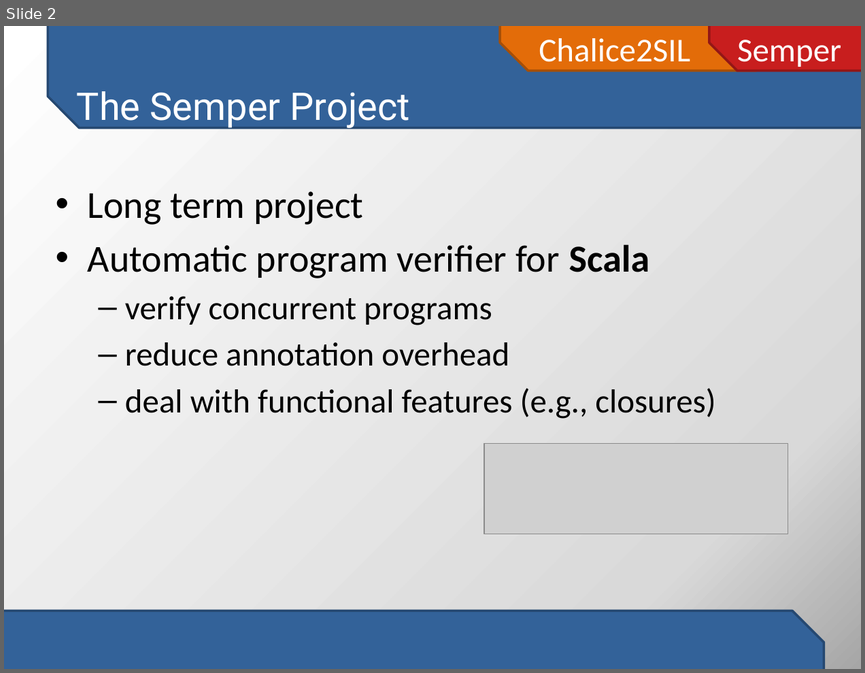
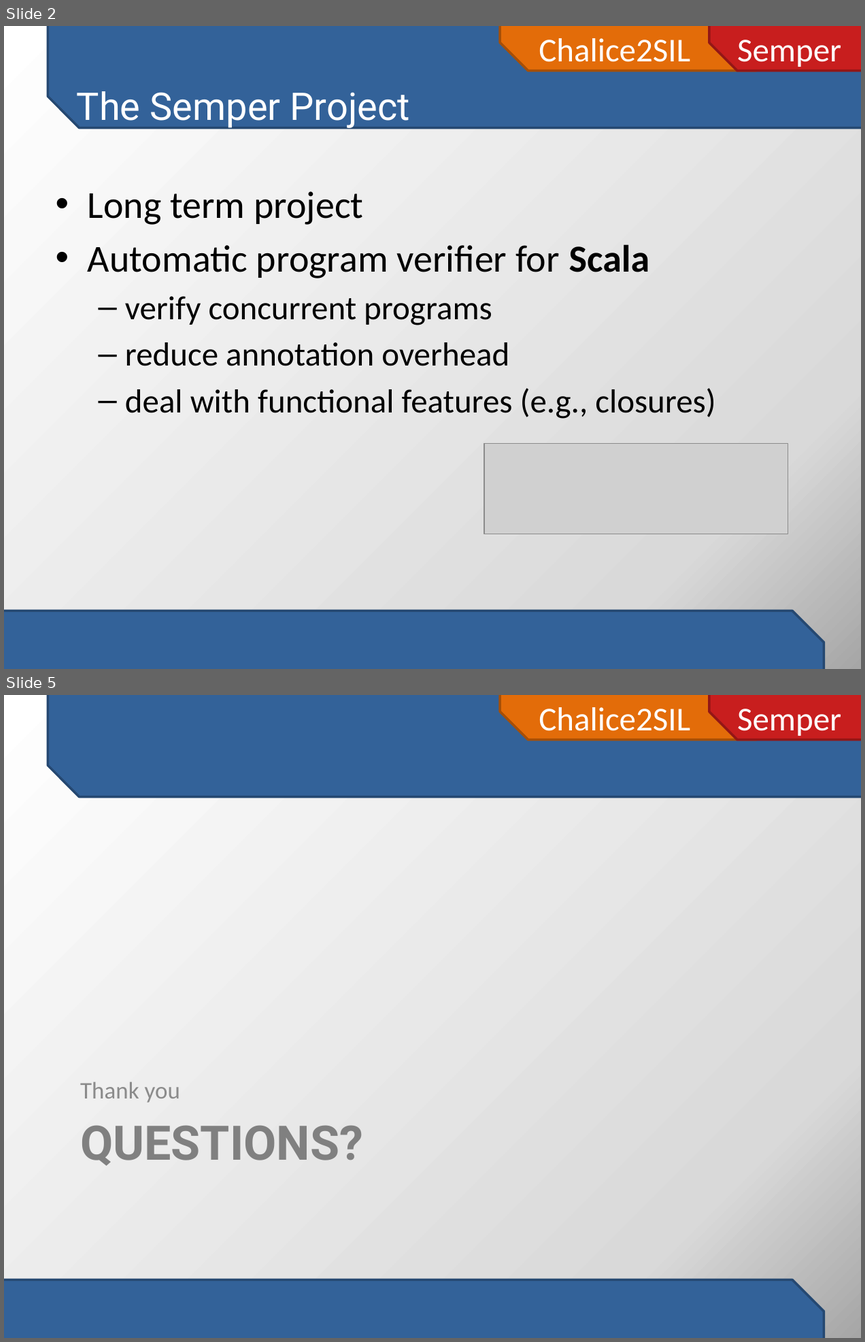
Before and after one commit to viperproject/chalice2silver, a slide deck: chalice2sil/doc/initial-project-presentation.pptx. Shown one above the other, each under a label of ours: slide 2 before the commit, slides 2 and 5 after it; the slides between them are not shown. The pictures are 865x673 and 865x1342 pixels, drawn with LibreOffice and Linux fonts; fonts in the diff are those of the drawing; grey boxes stand for pictures. Boxes give left, top, right and bottom in pixels: in the first picture for what was removed or moved away, otherwise in the second. Text is boxed around its words. In the diff, an @@ line names an element or a change of style, - is before the commit and + after.

```diff
--- a/chalice2sil/doc/initial-project-presentation.pptx
+++ b/chalice2sil/doc/initial-project-presentation.pptx
@@ slide 5 added at [4,695,861,1338], background gradient #FFFFFF to #D9D9D9 to #A6A6A6; not listed: 4 template elements that a slide beside it also shows @@
@@ text added at [80,1082,180,1102], 20 pt, text #8C8C8C @@
+Thank you
@@ title added at [80,1125,363,1166], 40 pt, text #808080, bold @@
+QUESTIONS?
```
Also in this commit, not shown: 2 other slides added.
